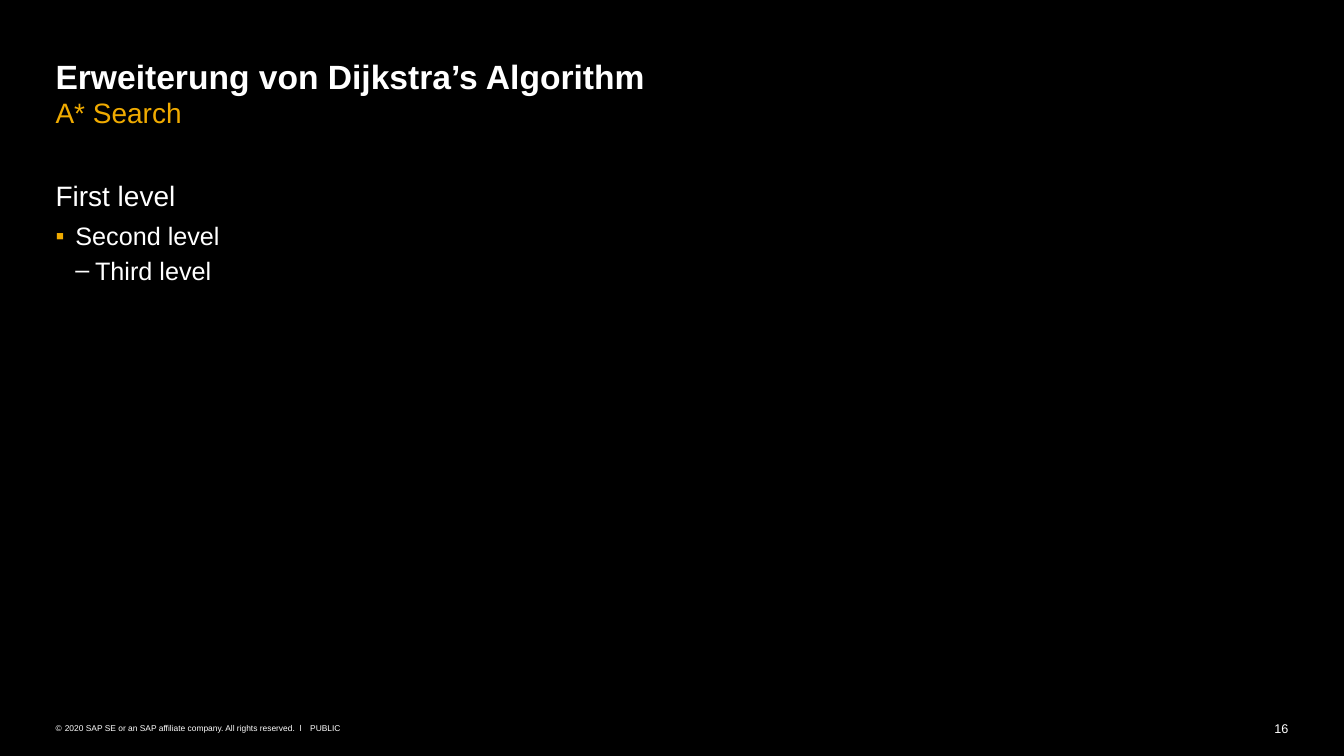
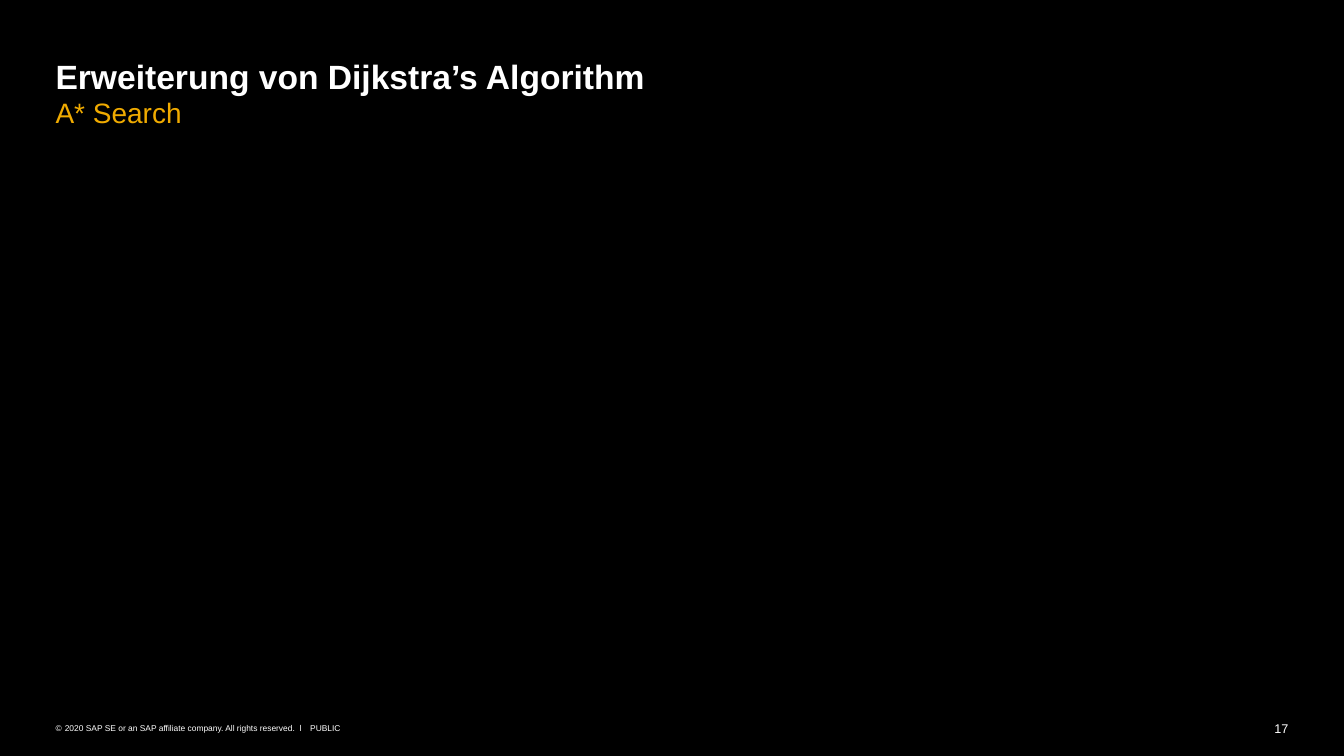
Before and after one commit to Andre-Gilbert/Dijkstra-Shortest-Path, a slide deck: slide 17 of docs/ALG_7_Graphen_Dijkstra.pptx (slide 16 before the commit). Drawn at 1344x756 pixels with LibreOffice and Linux fonts; fonts in the diff are those of the drawing; grey boxes stand for pictures. Boxes give left, top, right and bottom in pixels: in the first picture for what was removed or moved away, otherwise in the second. Text is boxed around its words. In the diff, an @@ line names an element or a change of style, - is before the commit and + after.

```diff
--- a/docs/ALG_7_Graphen_Dijkstra.pptx
+++ b/docs/ALG_7_Graphen_Dijkstra.pptx
@@ text removed at box(56, 185, 220, 281) @@
-First level
-  ▪ Second level
-    – Third level
@@ page number at box(1274, 724, 1288, 733): text changed @@
-16
+17
```
Also in this commit, not shown: 4 other slides changed, 1 slide added.
